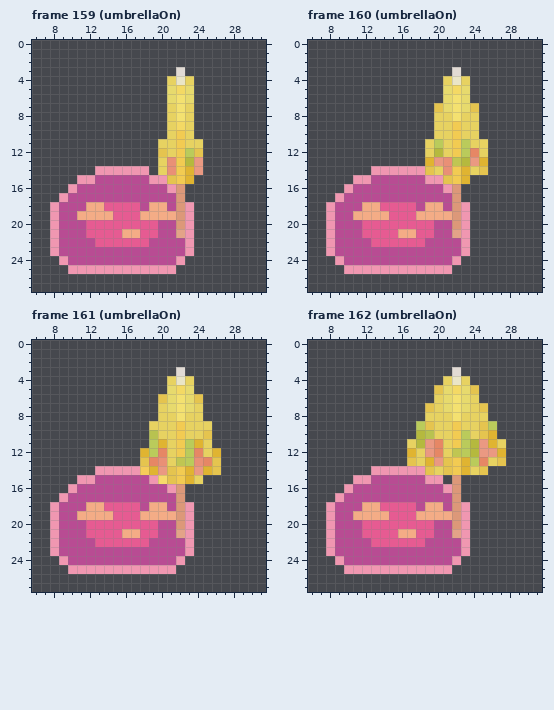
File history of a pixel-art file, Assets/Art/Player/slime.aseprite. The first picture shows the starting point.
32x32 pixels, 174 frames. Colours within 5 levels of each other are drawn and written as one. Shown: frame 159 (umbrellaOn): x 6..31, y 0..27; frame 160 (umbrellaOn): x 6..31, y 0..27; frame 161 (umbrellaOn): x 6..31, y 0..27; frame 162 (umbrellaOn): x 6..31, y 0..27. The commit also changed other frames, which this record leaves out.
New version:
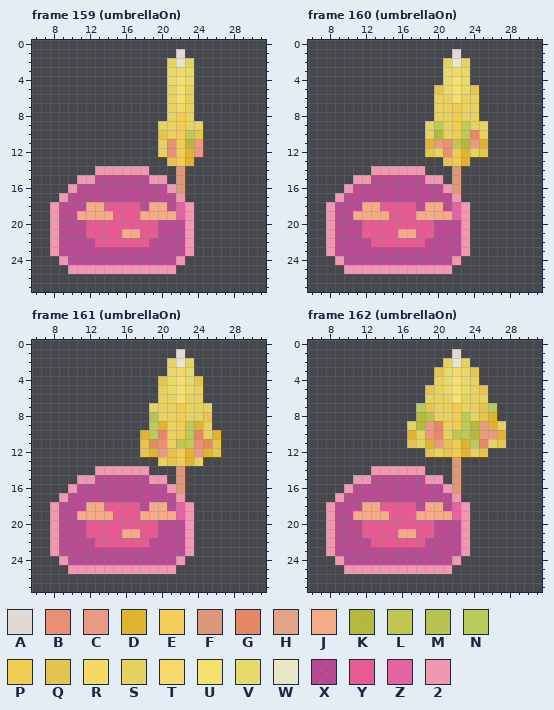
Palette (. is transparent): A #e1dad4  B #f39579f0  C #f49e85f0  D #f1c02ee6  E #f5cc59  F #dc9879  G #f08b66f0  H #e3a388  J #f4ac86  K #bcc03df0  L #c0c652  M #bfca50f0  N #c1d35cf0  P #f2cb52  Q #f6d24fe6  R #f4d964  S #f8e163e6  T #f7da6b  U #f4e170  V #f8ea70e6  W #eae5c7  X #e84db0b3  Y #e65b92  Z #e463a0  2 #f097b1
Diff:
layer "Layer 1" added
layer "Layer 3" added
layer "Layer 2" added
Frame 159 (umbrellaOn):
y 1: x 22 . -> A
y 2: x 21..23 ... -> SWS
y 3: x 21..23 .A. -> VRV
y 4: x 21..23 SWS -> VUV
y 5: x 21..23 VRV -> SUS
y 6: x 21 V -> S; x 23 V -> S
y 7: x 22 U -> R
y 8: x 22 U -> P
y 9: x 20 . -> S; x 22 R -> P; x 24 . -> S
y 10: x 20 . -> Q; x 23..24 S. -> NQ
y 11: x 21 S -> B; x 23..24 SS -> KC
y 12: x 20..21 QS -> SB; x 23..24 NQ -> DC
y 13: x 20..21 SB -> .Q; x 23..24 KC -> D.
y 14: x 20..24 SBPDC -> ..F..
y 15: x 21..23 QPD -> .F.
y 17: x 22 F -> 2
y 18..19: x 22 F -> Z
y 20: x 22 F -> X
y 21: x 22 H -> X
Frame 160 (umbrellaOn):
y 1: x 22 . -> A
y 2: x 21..23 ... -> SWS
y 3: x 21..23 .A. -> VRV
y 4: x 21..23 SWS -> VUV
y 5: x 20 . -> Q; x 22 R -> U; x 24 . -> Q
y 6: x 20..21 .V -> SS; x 23..24 V. -> SS
y 7: x 20..24 QVUVQ -> SSPSS
y 8: x 22 U -> P
y 9: x 19..20 .S -> SN; x 23 S -> N; x 25 . -> S
y 10: x 19..20 .S -> SK; x 23..25 SS. -> NGS
y 11: x 19..25 SNSPNSS -> DCBLKCD
y 12: x 19..21 SKS -> QSB; x 23..25 NGS -> DSQ
y 13: x 19..25 DCBLKCD -> ..QPD..
y 14: x 19..25 QSBPDSQ -> ...F...
y 15: x 21..23 QPD -> .F.
y 17: x 22 F -> 2
y 18..19: x 22 F -> Z
y 20: x 22 F -> X
y 21: x 22 H -> X
Frame 161 (umbrellaOn):
y 1: x 22 . -> A
y 2: x 21..23 ... -> SWS
y 3: x 21..23 .A. -> VRV
y 4: x 20..24 .SWS. -> QVUVQ
y 5: x 20 . -> S; x 22 R -> U; x 24 . -> S
y 6: x 20..21 QV -> SS; x 23..24 VQ -> SS
y 7: x 19 . -> S; x 21..23 VUV -> SPS; x 25 . -> S
y 8: x 19 . -> M; x 22 U -> P; x 25 . -> Q
y 9: x 19..20 SS -> ND; x 23..24 SS -> ND
y 10: x 18..20 .MS -> DNG; x 23..26 SSQ. -> NGSD
y 11: x 18..20 .ND -> QGB; x 22 P -> L; x 24..26 DS. -> BGQ
y 12: x 18..21 DNGS -> QDCQ; x 23..26 NGSD -> DCDQ
y 13: x 18..26 QGBSLNBGQ -> ..SQPDS..
y 14: x 18..26 EDCQPDCDQ -> 2...F....
y 15: x 20..24 TQPDS -> 2.F..
y 17: x 22 F -> 2
y 18..19: x 22 F -> Z
y 20: x 22 F -> X
y 21: x 22 H -> X
Frame 162 (umbrellaOn):
y 1: x 22 . -> A
y 2: x 21..23 ... -> SWS
y 3: x 20..24 ..A.. -> QVRVQ
y 4: x 20..24 .SWS. -> SVUVS
y 5: x 19..20 .Q -> QS; x 22 R -> U; x 24..25 Q. -> SQ
y 6: x 19 . -> S; x 21 V -> S; x 23 V -> S; x 25 . -> S
y 7: x 18 . -> N; x 21..23 VUV -> SPS; x 26 . -> N
y 8: x 18..19 .S -> KM; x 22..23 US -> PN; x 25..26 S. -> QD
y 9: x 17..20 .NQS -> SKCG; x 23..27 SSQN. -> NKCDS
y 10: x 17..20 .KMS -> DSCG; x 22 P -> L; x 24..27 SQD. -> KCCD
y 11: x 17..21 SKCGS -> QSDCQ; x 23..27 NKCDS -> DNGSQ
y 12: x 17..27 DSCGSLNKCCD -> ..QSQPDSQ..
y 13: x 17..27 QSDCQPDNGSQ -> .....F.....
y 14: x 19..25 QSQPDSQ -> ...F...
y 17: x 22 F -> 2
y 18..19: x 22 F -> Z
y 20: x 22 F -> X
y 21: x 22 H -> X
Pixel boxes of the changes (left, top, right, bottom) in both pictures:
changed: (158, 49, 203, 238)
changed: (425, 49, 488, 238)
changed: (140, 349, 221, 538)
changed: (407, 349, 506, 538)
